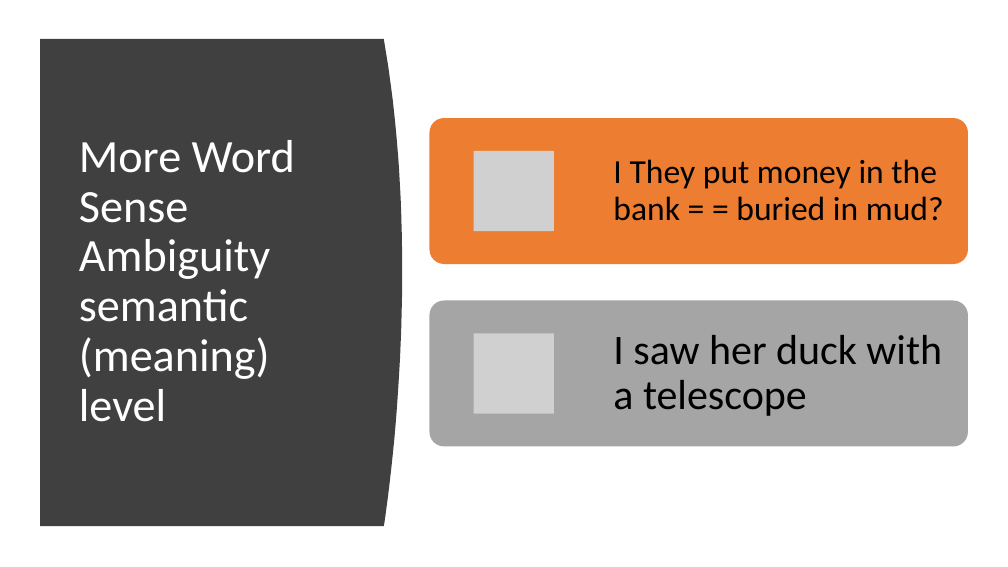
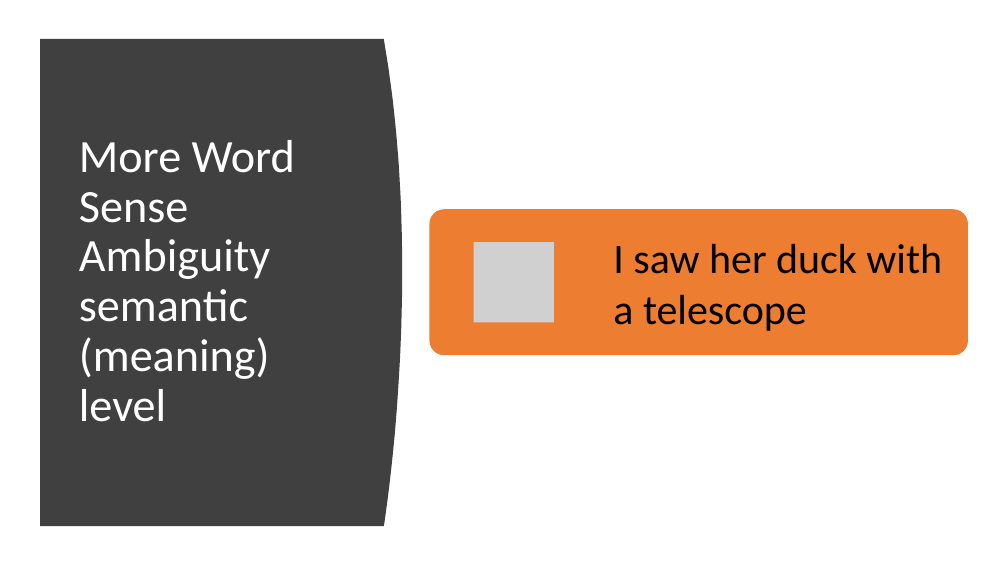
Before and after one commit to motazsaad/NLP-ICTS6361-2020, a slide deck: slide 21 of slides/nlp-intro-2020.pptx. Drawn at 1008x567 pixels with LibreOffice and Linux fonts; fonts in the diff are those of the drawing; grey boxes stand for pictures. Boxes give left, top, right and bottom in pixels: in the first picture for what was removed or moved away, otherwise in the second. Text is boxed around its words. In the diff, an @@ line names an element or a change of style, - is before the commit and + after.

```diff
--- a/slides/nlp-intro-2020.pptx
+++ b/slides/nlp-intro-2020.pptx
@@ text removed at [613, 159, 944, 221] @@
-I They put money in the bank = = buried in mud?
@@ rounded rectangle: place and size @@
-rounded rectangle at [430, 118, 968, 264]
+rounded rectangle at [430, 209, 968, 355]
@@ text "I saw her duck with ...": place and size @@
-text "I saw her duck with ..." at [613, 335, 942, 416]
+text "I saw her duck with ..." at [613, 244, 942, 331]
@@ text "I saw her duck with ..." at [613, 244, 942, 331]: line spacing 0.9 to 1 @@
@@ picture: place and size @@
-picture at [473, 151, 554, 231]
+picture at [473, 242, 554, 322]
@@ rounded rectangle removed at [430, 300, 968, 446] @@
@@ picture removed at [473, 333, 554, 414] @@
```
